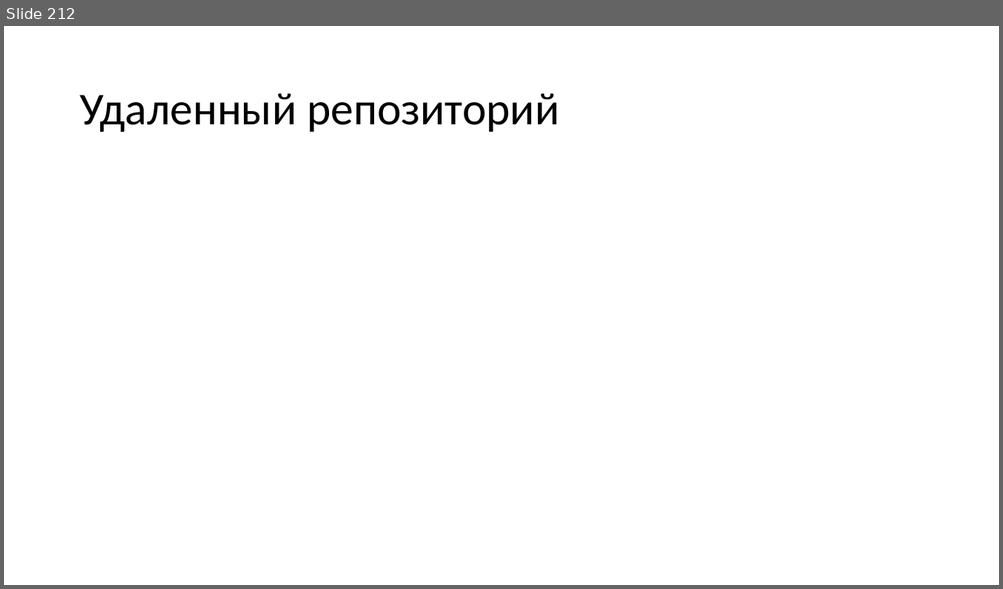
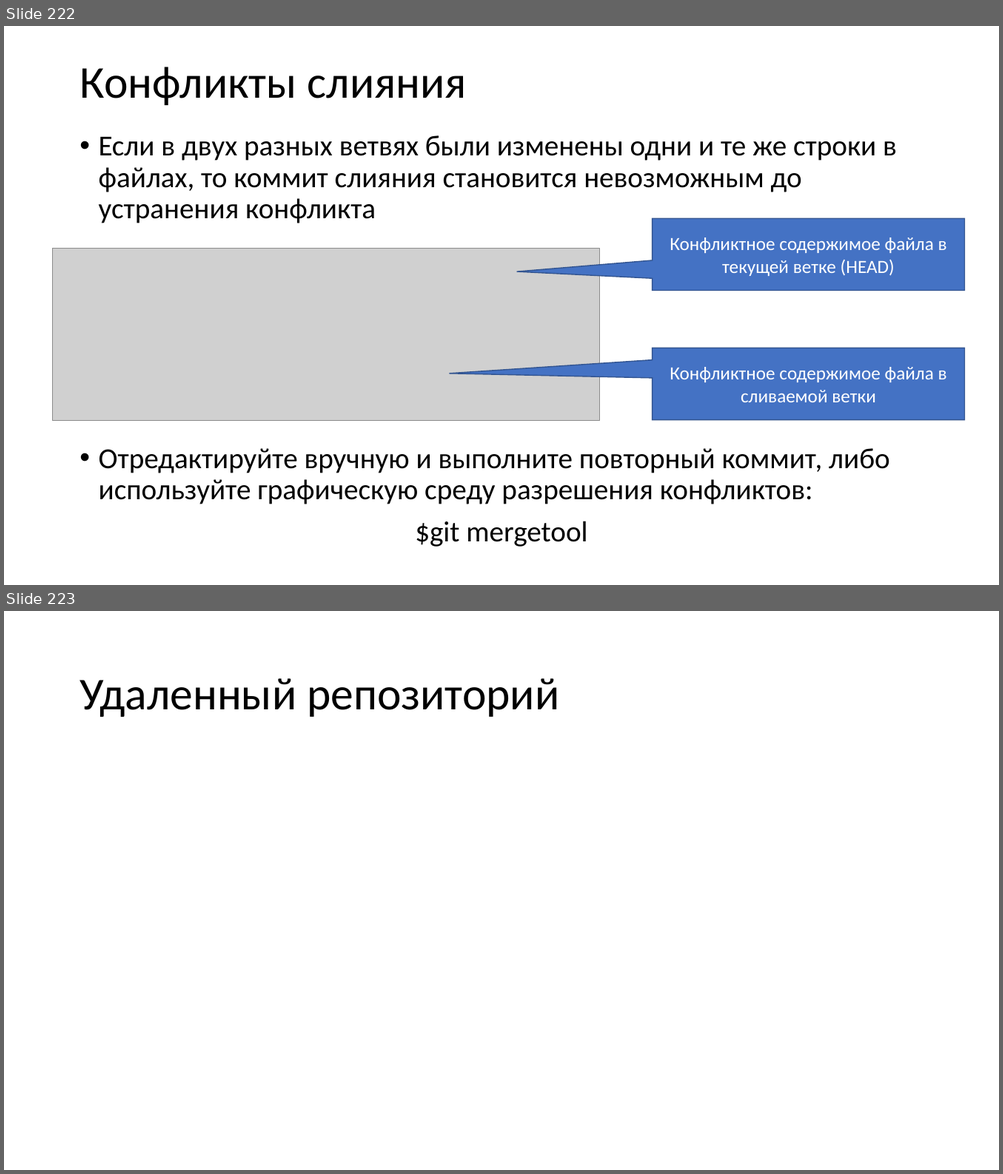
Before and after one commit to paveltsytovich/telegram-course, a slide deck: Presentation/Разработка ботов для телеграмм на Python.pptx. Shown one above the other, each under a label of ours: slide 212 before the commit, slides 222 and 223 after it. The pictures are 1003x589 and 1003x1174 pixels, drawn with LibreOffice and Linux fonts; fonts in the diff are those of the drawing; grey boxes stand for pictures. Boxes give left, top, right and bottom in pixels: in the first picture for what was removed or moved away, otherwise in the second. Text is boxed around its words. In the diff, an @@ line names an element or a change of style, - is before the commit and + after.

```diff
--- a/Presentation/Разработка ботов для телеграмм на Python.pptx
+++ b/Presentation/Разработка ботов для телеграмм на Python.pptx
@@ slide 222 added at <box>4,26,999,585</box>, background #FFFFFF @@
@@ title added at <box>79,67,466,105</box>, 44 pt, text #000000 @@
+Конфликты слияния
@@ text added at <box>99,136,896,547</box>, 28 pt, text #000000 @@
+• Если в двух разных ветвях были изменены одни и те же строки в файлах, то коммит слияния становится невозможным до устранения конфликта
+• Отредактируйте вручную и выполните повторный коммит, либо используйте графическую среду разрешения конфликтов:
+$git mergetool
@@ speech box added at <box>652,218,965,291</box>, fill #4472C4, outline #325491 1 pt, 18 pt, text #FFFFFF @@
+Конфликтное содержимое файла в текущей ветке (HEAD)
@@ picture added at <box>53,248,600,420</box> @@
@@ speech box added at <box>652,349,965,420</box>, fill #4472C4, outline #325491 1 pt, 18 pt, text #FFFFFF @@
+Конфликтное содержимое файла в сливаемой ветки
@@ what was slide 212 is now slide 223 @@
```
Also in this commit, not shown: 2 slides changed, 10 other slides added.
